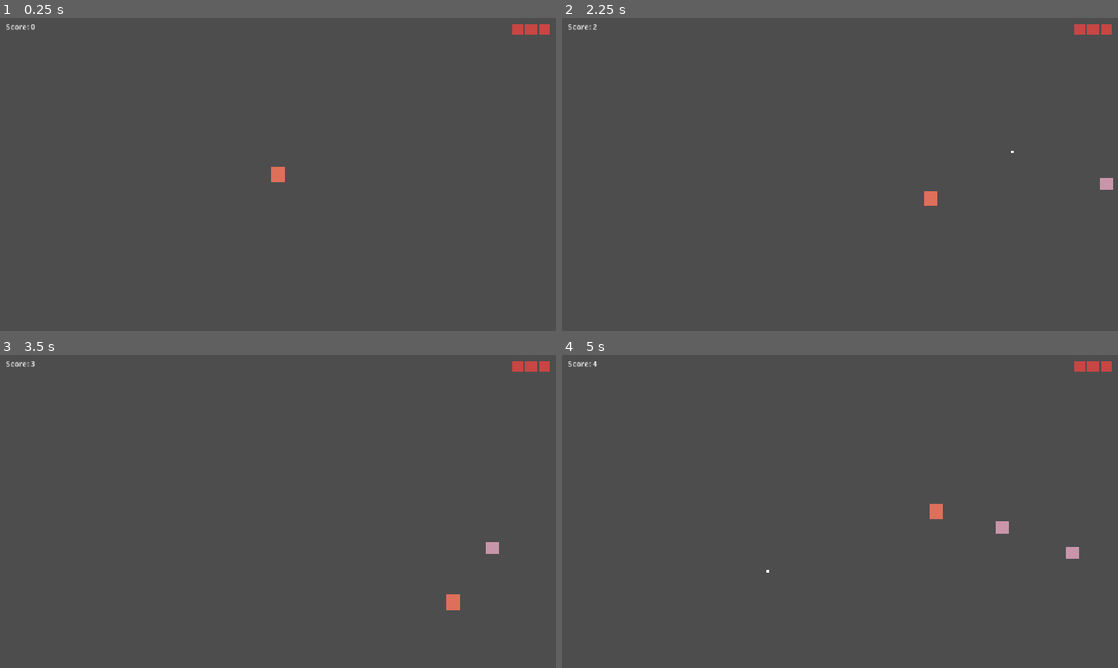
Above: before the commit, frames 1-4 (two rows, left to right).
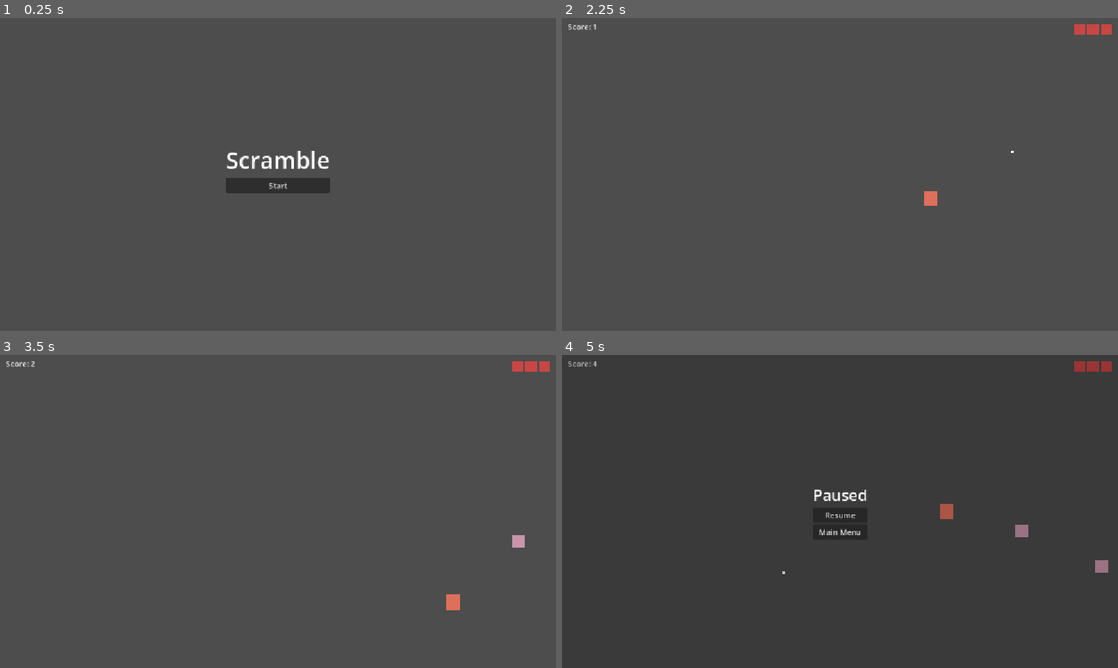
Above: after the commit, the same moments.

Repository: BrendonButler/scramble
Game: Godot game, scene res://menu.tscn
Same seed, same stepped clock (60 frames per second), same inputs: the game is played once before the commit and once after it. Before the commit the project starts from res://main.tscn.
Inputs (mouse positions are in pixels of both pictures, inside the frame that each line leads up to):
- Up to frame 1 (0.25 s): no input
- Up to frame 2 (2.25 s): click (840, 183) at 0.5 s, where only the run after the commit has a clickable "Start"; tap Enter (ui_accept) at 1.25, 2.1 s; move the mouse to (962, 158) at 1.27 s; hold Right (ui_right) 1.28-2.03 s; hold Enter (ui_accept) 1.28-2.03 s; click (962, 158) at 1.42 s; move the mouse to (728, 190) at 2.02 s; hold Down (ui_down) from 2.03 s (still down)
- Up to frame 3 (3.5 s): tap Enter (ui_accept) at 2.27, 2.57 s; move the mouse to (333, 442) at 2.77 s; release Down (ui_down) at 2.78 s; hold Right (ui_right) from 2.78 s (still down); hold Enter (ui_accept) from 2.78 s (still down)
- Up to frame 4 (5 s): move the mouse to (812, 574) at 3.52 s; release Right (ui_right) at 3.53 s; release Enter (ui_accept) at 3.53 s; hold Up (ui_up) 3.53-4.28 s; tap Enter (ui_accept) at 3.6, 3.77, 4.07 s; click (812, 574) at 3.67 s; move the mouse to (1006, 558) at 4.27 s; hold Left (ui_left) from 4.28 s (still down); hold Enter (ui_accept) from 4.28 s (still down); tap Escape (ui_pause, bound only after the commit) at 4.9 s

The runs differ from the first frame. In frame 1, 1.7% of the frame differs, in the area x 1-99%, y 2-56%; in frame 2, 0.1%; in frame 3, 0.2%; in frame 4, 2.0%, in the area x 1-99%, y 2-70%.
Error after the commit: Invalid access to property or key 'visible' on a base object of type 'null instance'. (res://canvas_layer.gd:17)

Commit message:
add main menu and pause menu; rework game over screen into its own menu layer; add unfocus pausing logic; minor naming cleanup

Diff:
--- a/canvas_layer.gd
+++ b/canvas_layer.gd
@@ -1,9 +1,9 @@
 extends CanvasLayer
 
 @onready var hearts = [
-	$HBoxContainer/Heart1,
-	$HBoxContainer/Heart2,
-	$HBoxContainer/Heart3
+	$HealthHBoxContainer/Heart1,
+	$HealthHBoxContainer/Heart2,
+	$HealthHBoxContainer/Heart3
 ]
 
 func _on_health_changed(current_health: int) -> void:
--- /dev/null
+++ b/game_over_layer.gd
@@ -0,0 +1,19 @@
+extends CanvasLayer
+
+func retry() -> void:
+	get_tree().paused = false
+	get_tree().reload_current_scene()
+
+func _ready() -> void:
+	hide()
+
+func _input(event: InputEvent) -> void:
+	if event.is_action_pressed("ui_accept") and visible:
+		retry()
+
+func _on_retry_button_pressed() -> void:
+	retry()
+
+func _on_main_menu_button_pressed() -> void:
+	get_tree().paused = false
+	get_tree().change_scene_to_file("res://menu.tscn")
--- a/main.gd
+++ b/main.gd
@@ -4,21 +4,21 @@
 
 @onready var player = $Player
 @onready var enemy_spawner = $EnemySpawner
+@onready var game_over_layer = $GameOverLayer
 
 var score = 0
 
 func game_over() -> void:
-	$EnemySpawner.stop()
-	$CanvasLayer/GameOverLabel.visible = true
-	$CanvasLayer/RestartLabel.visible = true
+	enemy_spawner.stop()
+	game_over_layer.show()
 	get_tree().paused = true
 
 func _process(delta: float) -> void:
 	score += delta
-	$CanvasLayer/ScoreLabel.text = "Score: " + str(int(score))
+	$HudLayer/ScoreLabel.text = "Score: " + str(int(score))
 
 	var new_wait = max(0.5, 2.0 - (score * 0.02))
-	$EnemySpawner.wait_time = new_wait
+	enemy_spawner.wait_time = new_wait
 
 func _ready() -> void:
 	enemy_spawner.start()
@@ -39,3 +39,13 @@
 	enemy.player = player
 
 	add_child(enemy)
+
+func _notification(what: int) -> void:
+	if what == NOTIFICATION_APPLICATION_FOCUS_IN:
+		Engine.max_fps = 30
+		OS.low_processor_usage_mode = false
+	elif what == NOTIFICATION_APPLICATION_FOCUS_OUT:
+		if not get_tree().paused:
+			Engine.max_fps = 1
+			OS.low_processor_usage_mode = true
+			$PauseLayer.pause()
--- a/main.tscn
+++ b/main.tscn
@@ -5,6 +5,8 @@
 [ext_resource type="PackedScene" uid="uid://d0trlb0y7j37f" path="res://bullet.tscn" id="2_0xm2m"]
 [ext_resource type="PackedScene" uid="uid://ceiip3ns2s3n8" path="res://enemy.tscn" id="2_1bvp3"]
 [ext_resource type="Script" uid="uid://de8otmiqdojer" path="res://canvas_layer.gd" id="5_lquwl"]
+[ext_resource type="Script" uid="uid://dq86fm35bpf3" path="res://pause_layer.gd" id="6_7mycd"]
+[ext_resource type="Script" uid="uid://d1iikl1bgroyo" path="res://game_over_layer.gd" id="6_272bh"]
 
 [sub_resource type="CapsuleShape2D" id="CapsuleShape2D_0xm2m"]
 radius = 13.0
@@ -38,43 +40,18 @@
 [node name="EnemySpawner" type="Timer" parent="." unique_id=29114100]
 wait_time = 2.0
 
-[node name="CanvasLayer" type="CanvasLayer" parent="." unique_id=509549547]
+[node name="HudLayer" type="CanvasLayer" parent="." unique_id=509549547]
 process_mode = 3
 script = ExtResource("5_lquwl")
 
-[node name="ScoreLabel" type="Label" parent="CanvasLayer" unique_id=1187293202]
+[node name="ScoreLabel" type="Label" parent="HudLayer" unique_id=1187293202]
 anchors_preset = -1
 offset_left = 12.0
 offset_top = 6.0
 offset_right = 40.0
 offset_bottom = 23.0
 
-[node name="GameOverLabel" type="Label" parent="CanvasLayer" unique_id=2058325734]
-visible = false
-anchors_preset = 15
-anchor_right = 1.0
-anchor_bottom = 1.0
-grow_horizontal = 2
-grow_vertical = 2
-theme_override_font_sizes/font_size = 32
-text = "Game Over"
-horizontal_alignment = 1
-vertical_alignment = 1
-
-[node name="RestartLabel" type="Label" parent="CanvasLayer" unique_id=2127678225]
-visible = false
-anchors_preset = 15
-anchor_right = 1.0
-anchor_bottom = 1.0
-offset_top = 45.0
-offset_bottom = 45.0
-grow_horizontal = 2
-grow_vertical = 2
-text = "Press \"R\" to Restart"
-horizontal_alignment = 1
-vertical_alignment = 1
-
-[node name="HBoxContainer" type="HBoxContainer" parent="CanvasLayer" unique_id=229636190]
+[node name="HealthHBoxContainer" type="HBoxContainer" parent="HudLayer" unique_id=229636190]
 layout_direction = 3
 anchors_preset = -1
 offset_left = 12.0
@@ -82,19 +59,110 @@
 offset_right = 80.0
 offset_bottom = 24.0
 
-[node name="Heart1" type="ColorRect" parent="CanvasLayer/HBoxContainer" unique_id=1613333050]
+[node name="Heart1" type="ColorRect" parent="HudLayer/HealthHBoxContainer" unique_id=1613333050]
 custom_minimum_size = Vector2(24, 24)
 layout_mode = 2
 color = Color(0.91764706, 0.26666668, 0.25490198, 0.78431374)
 
-[node name="Heart2" type="ColorRect" parent="CanvasLayer/HBoxContainer" unique_id=1381230700]
+[node name="Heart2" type="ColorRect" parent="HudLayer/HealthHBoxContainer" unique_id=1381230700]
 custom_minimum_size = Vector2(24, 24)
 layout_mode = 2
 color = Color(0.91764706, 0.26666668, 0.25490198, 0.78431374)
 
-[node name="Heart3" type="ColorRect" parent="CanvasLayer/HBoxContainer" unique_id=872631352]
+[node name="Heart3" type="ColorRect" parent="HudLayer/HealthHBoxContainer" unique_id=872631352]
 custom_minimum_size = Vector2(24, 24)
 layout_mode = 2
 color = Color(0.91764706, 0.26666668, 0.25490198, 0.78431374)
 
+[node name="GameOverLayer" type="CanvasLayer" parent="." unique_id=73625577]
+process_mode = 3
+script = ExtResource("6_272bh")
+
+[node name="GameOverBackdrop" type="ColorRect" parent="GameOverLayer" unique_id=1881488826]
+anchors_preset = 15
+anchor_right = 1.0
+anchor_bottom = 1.0
+grow_horizontal = 2
+grow_vertical = 2
+color = Color(0, 0, 0, 0.23529412)
+
+[node name="GameOverVBoxContainer" type="VBoxContainer" parent="GameOverLayer/GameOverBackdrop" unique_id=1265164336]
+layout_mode = 1
+anchors_preset = 8
+anchor_left = 0.5
+anchor_top = 0.5
+anchor_right = 0.5
+anchor_bottom = 0.5
+offset_left = -28.5
+offset_top = -23.5
+offset_right = 28.5
+offset_bottom = 23.5
+grow_horizontal = 2
+grow_vertical = 2
+
+[node name="GameOverLabel" type="Label" parent="GameOverLayer/GameOverBackdrop/GameOverVBoxContainer" unique_id=2058325734]
+layout_mode = 2
+theme_override_font_sizes/font_size = 32
+text = "Game Over"
+horizontal_alignment = 1
+vertical_alignment = 1
+
+[node name="RetryLabel" type="Label" parent="GameOverLayer/GameOverBackdrop/GameOverVBoxContainer" unique_id=2127678225]
+layout_mode = 2
+theme_override_font_sizes/font_size = 12
+text = "Press \"R\" to Restart"
+horizontal_alignment = 1
+vertical_alignment = 1
+
+[node name="RetryButton" type="Button" parent="GameOverLayer/GameOverBackdrop/GameOverVBoxContainer" unique_id=415756940]
+layout_mode = 2
+text = "Retry"
+
+[node name="MainMenuButton" type="Button" parent="GameOverLayer/GameOverBackdrop/GameOverVBoxContainer" unique_id=1765466301]
+layout_mode = 2
+text = "Main Menu"
+
+[node name="PauseLayer" type="CanvasLayer" parent="." unique_id=983162883]
+process_mode = 3
+script = ExtResource("6_7mycd")
+
+[node name="PauseBackdrop" type="ColorRect" parent="PauseLayer" unique_id=2096852116]
+anchors_preset = 15
+anchor_right = 1.0
+anchor_bottom = 1.0
+grow_horizontal = 2
+grow_vertical = 2
+color = Color(0, 0, 0, 0.23529412)
+
+[node name="PauseVBoxContainer" type="VBoxContainer" parent="PauseLayer/PauseBackdrop" unique_id=1839996666]
+layout_mode = 1
+anchors_preset = 8
+anchor_left = 0.5
+anchor_top = 0.5
+anchor_right = 0.5
+anchor_bottom = 0.5
+offset_left = -28.5
+offset_top = -23.5
+offset_right = 28.5
+offset_bottom = 23.5
+grow_horizontal = 2
+grow_vertical = 2
+
+[node name="PauseLabel" type="Label" parent="PauseLayer/PauseBackdrop/PauseVBoxContainer" unique_id=1966817624]
+layout_mode = 2
+theme_override_font_sizes/font_size = 32
+text = "Paused"
+
+[node name="ResumeButton" type="Button" parent="PauseLayer/PauseBackdrop/PauseVBoxContainer" unique_id=1206441155]
+layout_mode = 2
+text = "Resume"
+
+[node name="MainMenuButton" type="Button" parent="PauseLayer/PauseBackdrop/PauseVBoxContainer" unique_id=616906295]
+layout_mode = 2
+text = "Main Menu"
+
 [connection signal="timeout" from="EnemySpawner" to="." method="_on_enemy_spawner_timeout"]
+[connection signal="pressed" from="GameOverLayer/GameOverBackdrop/GameOverVBoxContainer/RetryButton" to="GameOverLayer" method="_on_retry_button_pressed"]
+[connection signal="pressed" from="GameOverLayer/GameOverBackdrop/GameOverVBoxContainer/MainMenuButton" to="GameOverLayer" method="_on_main_menu_button_pressed"]
+[connection signal="pressed" from="PauseLayer/PauseBackdrop/PauseVBoxContainer/ResumeButton" to="PauseLayer" method="_on_resume_button_pressed"]
+[connection signal="pressed" from="PauseLayer/PauseBackdrop/PauseVBoxContainer/MainMenuButton" to="PauseLayer" method="_on_main_menu_button_pressed"]
--- /dev/null
+++ b/menu.gd
@@ -0,0 +1,4 @@
+extends Control
+
+func _on_start_button_pressed() -> void:
+	get_tree().change_scene_to_file("res://main.tscn")
--- /dev/null
+++ b/menu.tscn
@@ -0,0 +1,38 @@
+[gd_scene format=3 uid="uid://cvx6ms7y8yrit"]
+
+[ext_resource type="Script" uid="uid://bqrbklijr2r4y" path="res://menu.gd" id="1_lti8b"]
+
+[node name="Menu" type="Control" unique_id=1393778907]
+layout_mode = 3
+anchors_preset = 0
+script = ExtResource("1_lti8b")
+
+[node name="MenuCanvasLayer" type="CanvasLayer" parent="." unique_id=710716599]
+
+[node name="VBoxContainer" type="VBoxContainer" parent="MenuCanvasLayer" unique_id=1891616769]
+anchors_preset = 8
+anchor_left = 0.5
+anchor_top = 0.5
+anchor_right = 0.5
+anchor_bottom = 0.5
+offset_left = -4.0
+offset_top = -31.0
+offset_right = 4.0
+offset_bottom = 31.0
+grow_horizontal = 2
+grow_vertical = 2
+
+[node name="TitleLabel" type="Label" parent="MenuCanvasLayer/VBoxContainer" unique_id=856650697]
+layout_mode = 2
+theme_override_font_sizes/font_size = 48
+text = "Scramble"
+horizontal_alignment = 1
+
+[node name="StartButton" type="Button" parent="MenuCanvasLayer/VBoxContainer" unique_id=1386040265]
+layout_mode = 2
+text = "Start"
+
+[node name="ControlsLabel" type="Label" parent="MenuCanvasLayer/VBoxContainer" unique_id=81232234]
+layout_mode = 2
+
+[connection signal="pressed" from="MenuCanvasLayer/VBoxContainer/StartButton" to="." method="_on_start_button_pressed"]
--- /dev/null
+++ b/pause_layer.gd
@@ -0,0 +1,26 @@
+extends CanvasLayer
+
+func pause() -> void:
+	get_tree().paused = true
+	show()
+
+func resume() -> void:
+	get_tree().paused = false
+	hide()
+
+func _ready() -> void:
+	hide()
+
+func _input(event: InputEvent) -> void:
+	if event.is_action_pressed("ui_pause"):
+		if get_tree().paused and visible:
+			resume()
+		elif not get_tree().paused:
+			pause()
+
+func _on_resume_button_pressed() -> void:
+	resume()
+
+func _on_main_menu_button_pressed() -> void:
+	get_tree().paused = false
+	get_tree().change_scene_to_file("res://menu.tscn")
--- a/project.godot
+++ b/project.godot
@@ -11,7 +11,7 @@
 [application]
 
 config/name="Scramble"
-run/main_scene="uid://bcabbjoeaqwy5"
+run/main_scene="uid://cvx6ms7y8yrit"
 config/features=PackedStringArray("4.6", "GL Compatibility")
 config/icon="res://icon.svg"
 
@@ -66,6 +66,12 @@
 , Object(InputEventKey,"resource_local_to_scene":false,"resource_name":"","device":-1,"window_id":0,"alt_pressed":false …(183 unchanged characters)…
 ]
 }
+ui_pause={
+"deadzone": 0.2,
+"events": [Object(InputEventKey,"resource_local_to_scene":false,"resource_name":"","device":-1,"window_id":0,"alt_pressed":false,"shift_pressed":false,"ctrl_pressed":false,"meta_pressed":false,"pressed":false,"keycode":0,"physical_keycode":4194305,"key_label":0,"unicode":0,"location":0,"echo":false,"script":null)
+, Object(InputEventKey,"resource_local_to_scene":false,"resource_name":"","device":-1,"window_id":0,"alt_pressed":false,"shift_pressed":false,"ctrl_pressed":false,"meta_pressed":false,"pressed":false,"keycode":0,"physical_keycode":80,"key_label":0,"unicode":112,"location":0,"echo":false,"script":null)
+]
+}
 
 [physics]
 
Not shown, added: game_over_layer.gd.uid
Not shown, added: menu.gd.uid
Not shown, added: pause_layer.gd.uid
